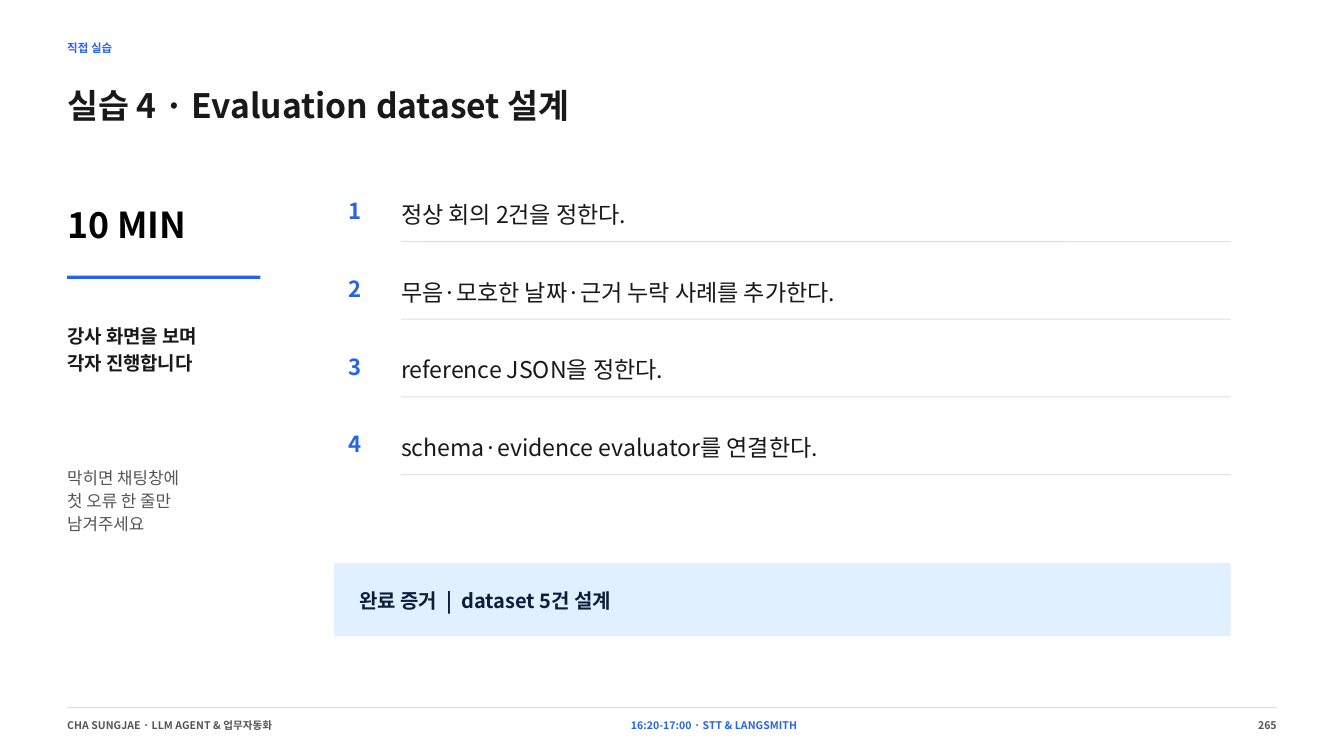
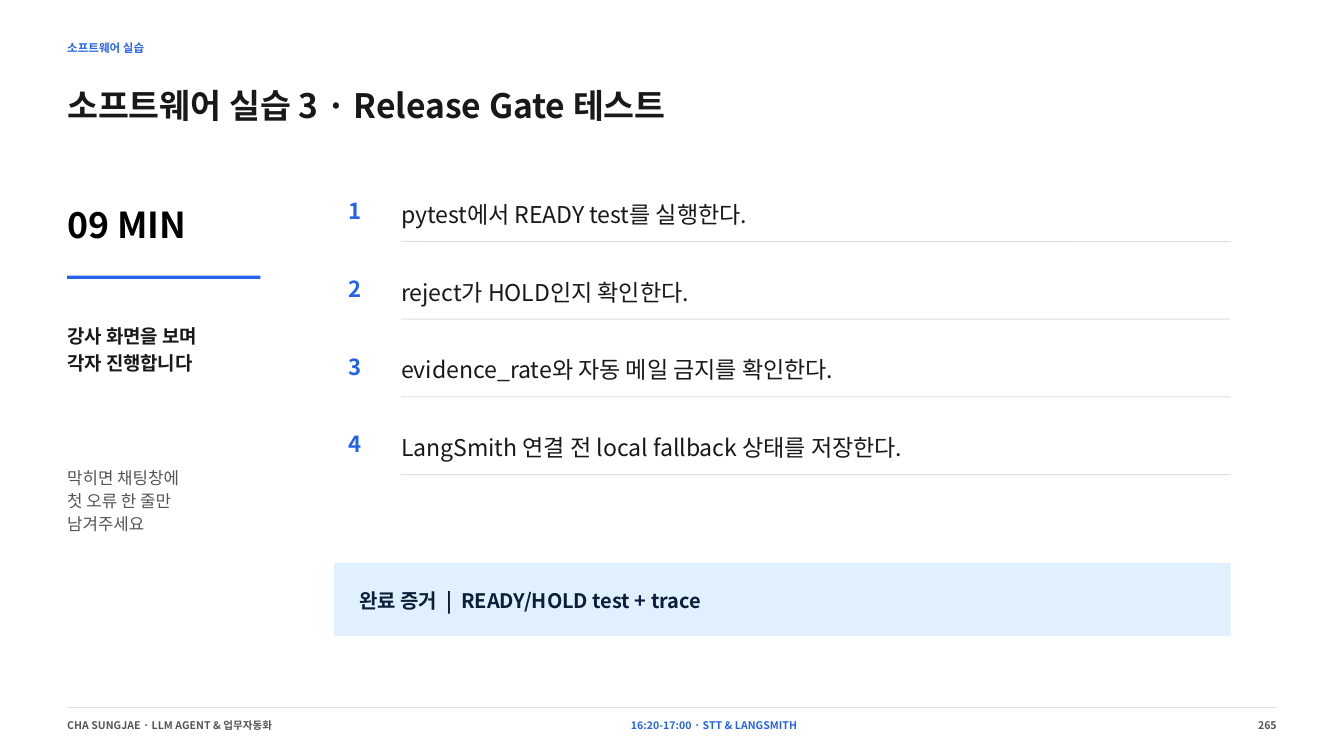
Before and after one commit to smilesjcha/llm-agent-and-workflow-automation, a slide deck: slide 265 of slides/IPA_LLM_Agent_업무자동화_Day1_2026-08-23_MUSINSA_PARTS_270p.pptx. Drawn at 1344x756 pixels with LibreOffice and Linux fonts; fonts in the diff are those of the drawing. Boxes give left, top, right and bottom in pixels: in the first picture for what was removed or moved away, otherwise in the second. Text is boxed around its words. In the diff, an @@ line names an element or a change of style, - is before the commit and + after.

```diff
--- a/slides/IPA_LLM_Agent_업무자동화_Day1_2026-08-23_MUSINSA_PARTS_270p.pptx
+++ b/slides/IPA_LLM_Agent_업무자동화_Day1_2026-08-23_MUSINSA_PARTS_270p.pptx
@@ text at <box>67,42,144,53</box>: text changed @@
-직접 실습
+소프트웨어 실습
@@ text at <box>67,89,666,121</box>: text changed @@
-실습 4 · Evaluation dataset 설계
+소프트웨어 실습 3 · Release Gate 테스트
@@ text at <box>401,204,747,229</box>: text changed @@
-정상 회의 2건을 정한다.
+pytest에서 READY test를 실행한다.
@@ text at <box>67,211,186,239</box>: text changed @@
-10 MIN
+09 MIN
@@ text at <box>401,281,689,306</box>: text changed @@
-무음·모호한 날짜·근거 누락 사례를 추가한다.
+reject가 HOLD인지 확인한다.
@@ text at <box>401,358,833,382</box>: text changed @@
-reference JSON을 정한다.
+evidence_rate와 자동 메일 금지를 확인한다.
@@ text at <box>401,437,902,462</box>: text changed @@
-schema·evidence evaluator를 연결한다.
+LangSmith 연결 전 local fallback 상태를 저장한다.
@@ text at <box>359,591,701,612</box>: text changed @@
-완료 증거 | dataset 5건 설계
+완료 증거 | READY/HOLD test + trace
```
Also in this commit, not shown: 88 other slides changed, 5 other files.
